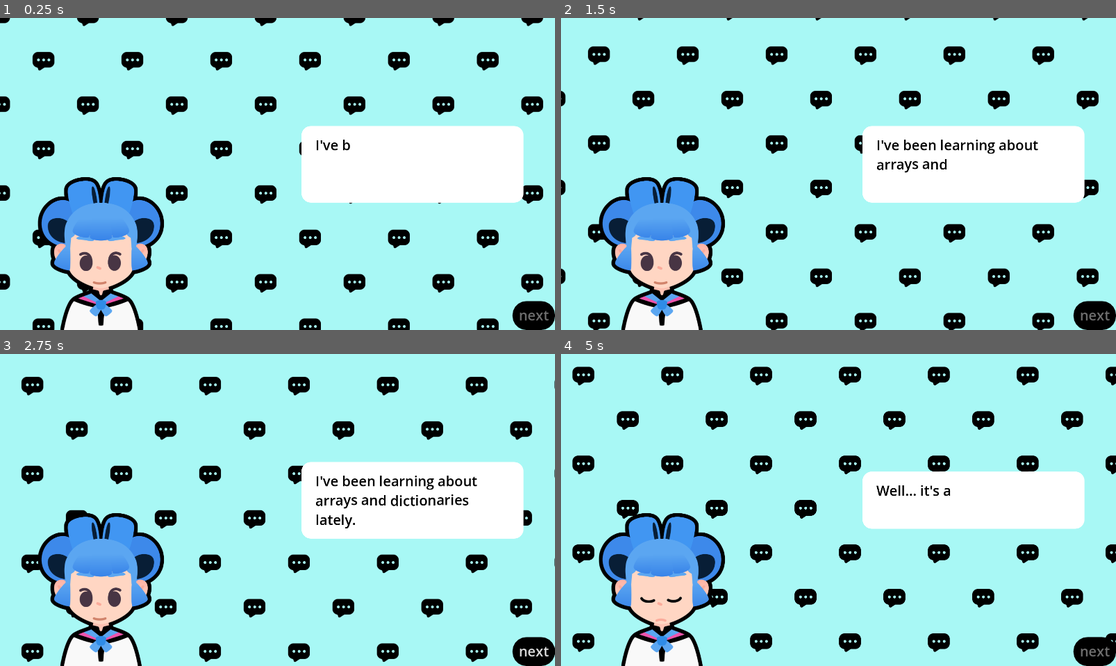
Above: before the commit, frames 1-4 (two rows, left to right).
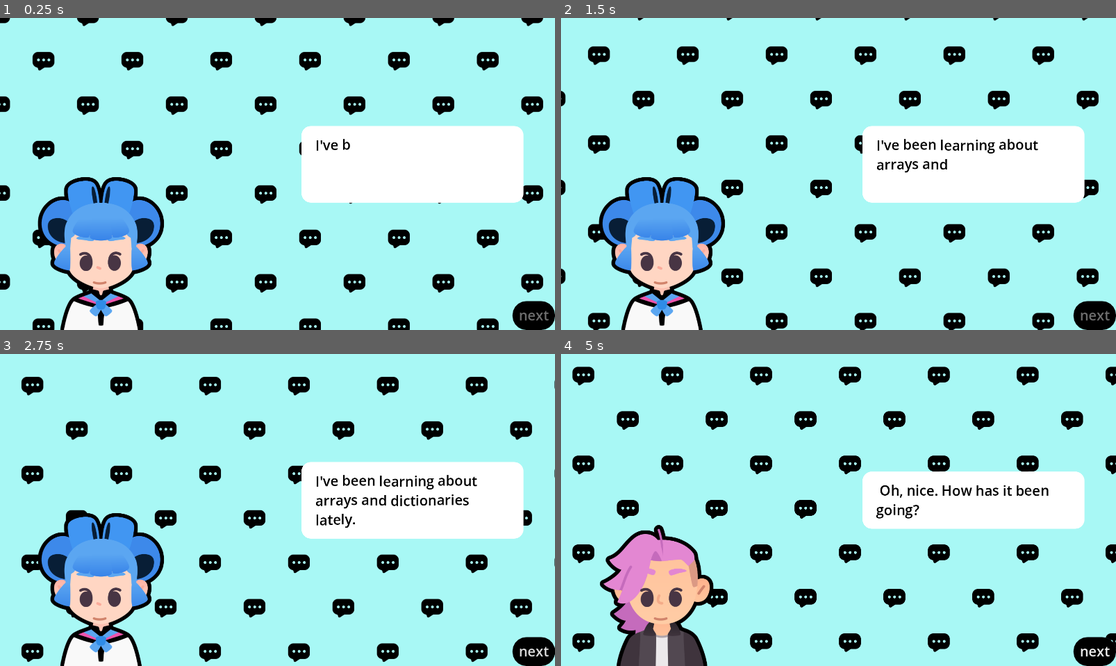
Above: after the commit, the same moments.

Repository: cory-zhou/M7-Telling-a-Story
Game: Godot game, scene res://dialogue.tscn
Two runs of this game, one before a commit and one after it. Both use one fixed random seed, a clock stepped at 60 frames per second and the inputs below. Sound files missing from this copy of the repository are replaced by a short silence.
Inputs (mouse positions are in pixels of both pictures, inside the frame that each line leads up to):
- Up to frame 1 (0.25 s): no input
- Up to frame 2 (1.5 s): tap Enter at 0.5 s; move the mouse to (960, 158) at 0.52 s; hold D (move_right) 0.53-1.28 s; tap Z at 0.6, 1.35 s; click (960, 158) at 0.67 s; tap Space at 0.77 s; move the mouse to (727, 189) at 1.27 s; hold S (move_down) from 1.28 s (still down)
- Up to frame 3 (2.75 s): tap Space at 1.52 s; move the mouse to (333, 441) at 2.02 s; release S (move_down) at 2.03 s; hold D (move_right) from 2.03 s (still down); tap Z at 2.1 s
- Up to frame 4 (5 s): release D (move_right) at 2.75 s; click "next" at 2.75 s; move the mouse to (810, 572) at 3.52 s; hold W (move_up) 3.53-4.25 s; tap Z at 3.6 s; click (810, 572) at 3.67 s; tap Space at 3.77 s; click (1093, 650) at 4.25 s, where only the run before the commit has a clickable "next"

The runs differ from the first frame. In frame 1, less than 0.1% of the frame differs, in the area x 57-64%, y 38-43%; in frame 2, 0.3%; in frame 3, 0.4%; in frame 4, 8.8%, in the area x 6-100%, y 41-100%.

Commit message:
M7L14 finish

Diff:
--- a/M07.telling_a_story_workbook/dialogue.gd
+++ b/M07.telling_a_story_workbook/dialogue.gd
@@ -20,12 +20,12 @@
 var dialogue_items: Array[Dictionary] = [
 	{
 		"expression": expressions["regular"],
-		"text": "I've been learning about [wave]arrays and dictionaries[/wave] lately.",
+		"text": "[wave]I've been learning about arrays and dictionaries lately.[/wave]",
 		"character": bodies["sophia"],
 	},
 	{
 		"expression": expressions["regular"],
-		"text": "Oh, nice. How has it been going?",
+		"text": " [shake]Oh, nice. How has it been going[/shake]?",
 		"character": bodies["pink"],
 	},
 	{
@@ -35,27 +35,27 @@
 	},
 	{
 		"expression": expressions["sad"],
-		"text": "Oh!",
+		"text": " [shake]Oh [/shake]!",
 		"character": bodies["pink"],
 	},
 	{
 		"expression": expressions["regular"],
-		"text": "It sure takes time to click at first.",
+		"text": " [shake]It sure takes time to click at first [/shake].",
 		"character": bodies["pink"],
 	},
 	{
 		"expression": expressions["happy"],
-		"text": "If you keep at it, eventually, you'll get the hang of it!",
+		"text": " [shake]If you keep at it, eventually, you'll get the hang of it! [/shake]",
 		"character": bodies["pink"],
 	},
 	{
 		"expression": expressions["regular"],
-		"text": "Mhhh... I see. I'll keep at it, then.",
+		"text": " [shake]Mhhh... I see. I'll keep at it, then. [/shake]",
 		"character": bodies["sophia"],
 	},
 	{
 		"expression": expressions["happy"],
-		"text": "Thanks for the encouragement. Time to [tornado freq=3.0][rainbow val=1.0]LEARN!!![/rainbow][/tornado]",
+		"text": " [shake]Thanks for the encouragement. Time to [tornado freq=3.0][rainbow val=1.0]LEARN!!!",
 		"character": bodies["sophia"],
 	},
 
